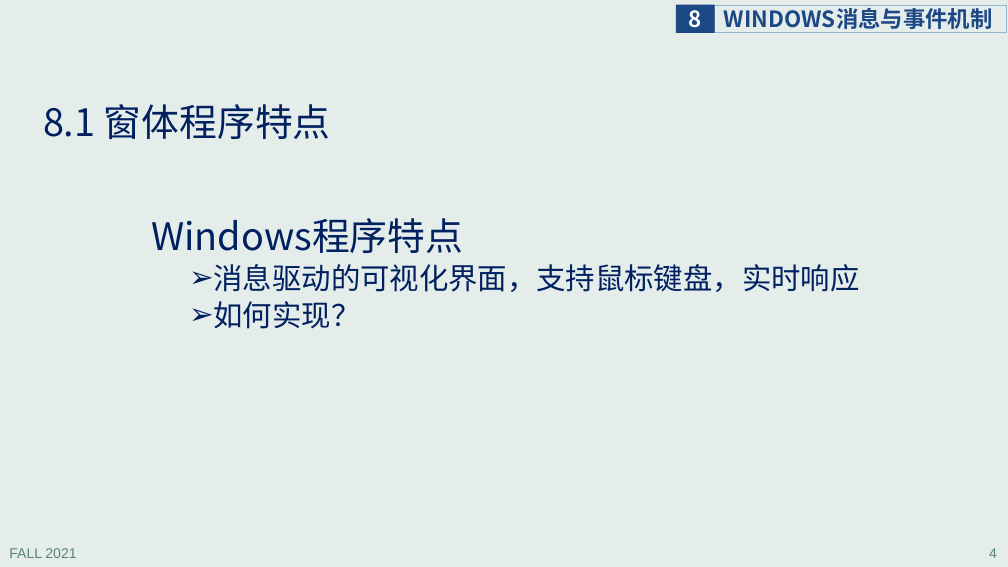
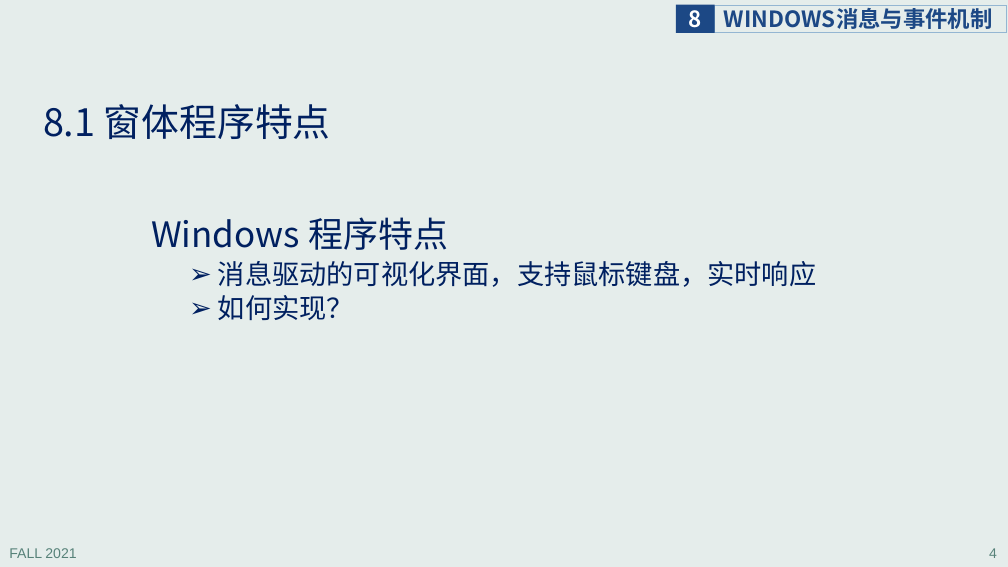
Before and after one commit to principleWindows/win-principle-2021, a slide deck: slide 4 of slides/instruction/principleWindows_8.pptx. Drawn at 1008x567 pixels with LibreOffice and Linux fonts; fonts in the diff are those of the drawing. Boxes give left, top, right and bottom in pixels: in the first picture for what was removed or moved away, otherwise in the second. Text is boxed around its words. In the diff, an @@ line names an element or a change of style, - is before the commit and + after.

```diff
--- a/slides/instruction/principleWindows_8.pptx
+++ b/slides/instruction/principleWindows_8.pptx
@@ text at <box>151,217,448,250</box>: text changed; size 36 to 33.3 pt @@
-Windows程序特点
+Windows 程序特点
@@ text at <box>218,261,816,320</box>: size 28 to 25.9 pt in "消息驱动的可视化界面，支持鼠标键盘，实时响应", "如何实现？" @@
```
Also in this commit, not shown: 12 other slides changed, 1 slide added, 1 slide removed, 9 other files.
